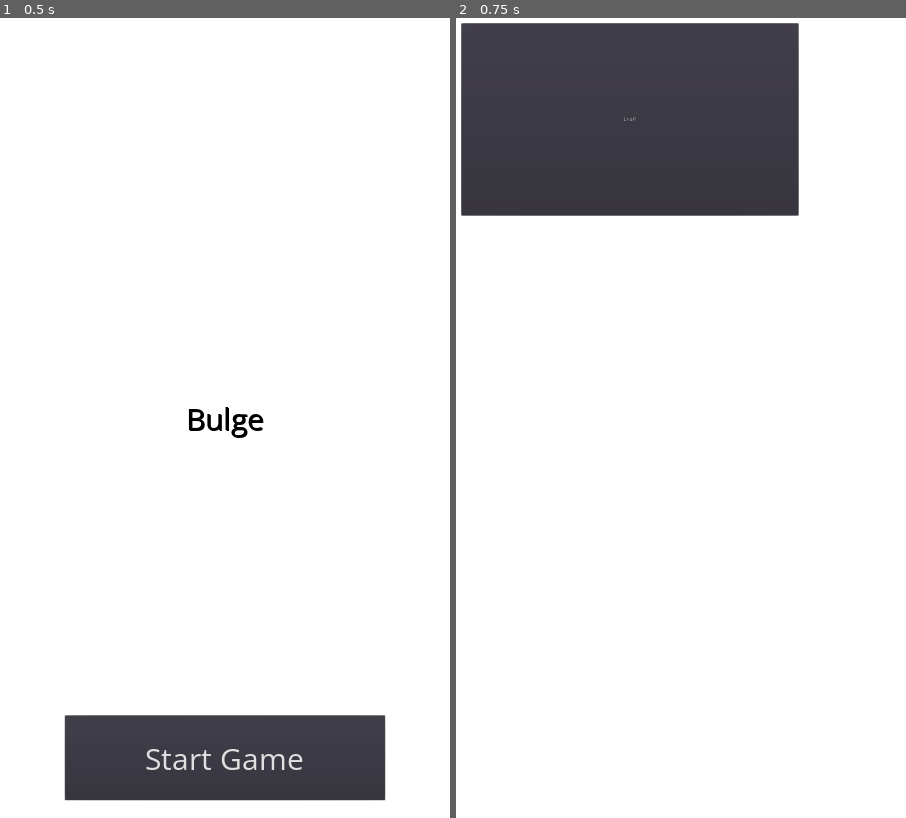
Above: before the commit, frames 1-2 (left to right).
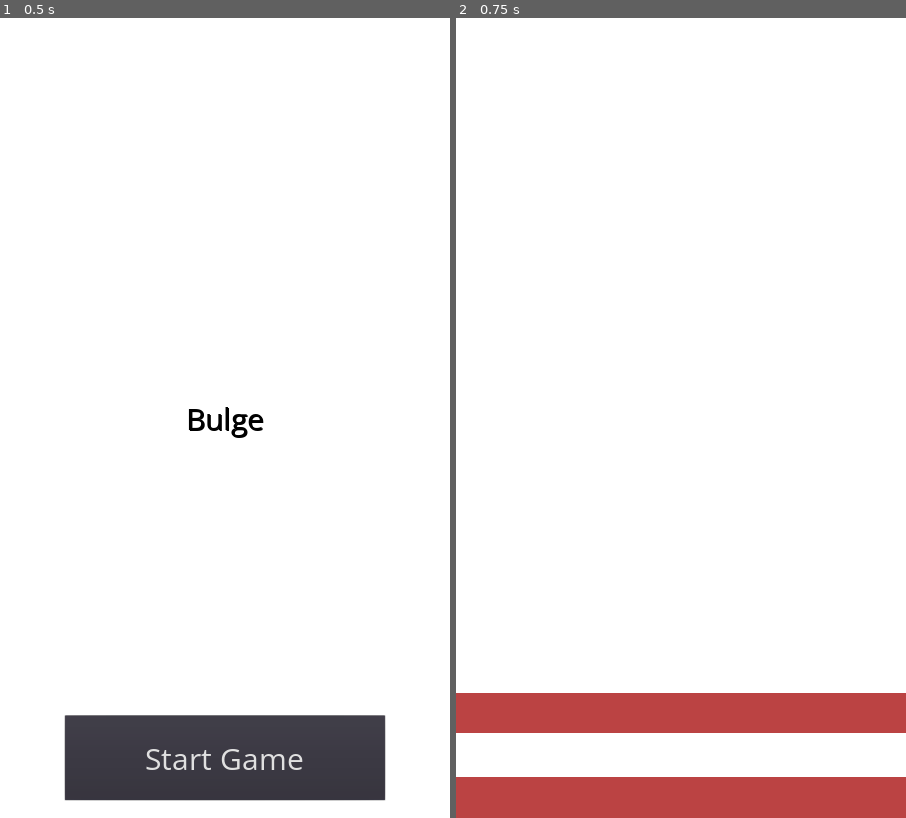
Above: after the commit, the same moments.

Repository: lieuzhenghong/bulge
Game: Godot game, scene res://TitleScreen.tscn
The game is run twice, just before and just after one commit, with the same random seed, the same clock (stepped at 60 frames per second) and the same inputs.
Inputs:
- Up to frame 1 (0.5 s): no input
- Up to frame 2 (0.75 s): click "Start Game" at 0.5 s

Frame 1 is identical in both runs. In frame 2, 28% of the frame differs, in the area x 0-100%, y 0-100%.

Commit message:
remove extraneous scenes, decouple Pile display from logic

Diff:
--- a/Actors/ActivePlayer.tscn
+++ b/Actors/ActivePlayer.tscn
@@ -1,7 +1,50 @@
-[gd_scene load_steps=2 format=2]
+[gd_scene load_steps=5 format=2]
 
-[ext_resource path="res://Pile/Piles.tscn" type="PackedScene" id=1]
+[ext_resource path="res://Piles/Piles.gd" type="Script" id=1]
+[ext_resource path="res://Piles/DeckPile.gd" type="Script" id=2]
+[ext_resource path="res://Piles/HandPile.gd" type="Script" id=3]
+[ext_resource path="res://Piles/DiscardPile.gd" type="Script" id=4]
 
-[node name="Node" type="Node"]
+[node name="ActivePlayer" type="ColorRect"]
+margin_right = 1080.0
+margin_bottom = 1920.0
 
-[node name="Piles" parent="." instance=ExtResource( 1 )]
+[node name="Piles" type="Node" parent="."]
+script = ExtResource( 1 )
+deck_path = NodePath("VBoxContainer/DeckPile")
+hand_path = NodePath("VBoxContainer/HandPile")
+discard_pile_path = NodePath("VBoxContainer/DiscardPile")
+
+[node name="VBoxContainer" type="VBoxContainer" parent="Piles"]
+anchor_left = 0.5
+anchor_top = 1.0
+anchor_right = 0.5
+anchor_bottom = 1.0
+margin_left = -540.0
+margin_top = -300.0
+margin_right = 540.0
+
+[node name="DeckPile" type="ColorRect" parent="Piles/VBoxContainer"]
+margin_right = 1080.0
+margin_bottom = 97.0
+size_flags_horizontal = 3
+size_flags_vertical = 3
+color = Color( 0.733333, 0.262745, 0.262745, 1 )
+script = ExtResource( 2 )
+
+[node name="HandPile" type="HBoxContainer" parent="Piles/VBoxContainer"]
+margin_top = 101.0
+margin_right = 1080.0
+margin_bottom = 198.0
+size_flags_horizontal = 3
+size_flags_vertical = 3
+script = ExtResource( 3 )
+
+[node name="DiscardPile" type="ColorRect" parent="Piles/VBoxContainer"]
+margin_top = 202.0
+margin_right = 1080.0
+margin_bottom = 300.0
+size_flags_horizontal = 3
+size_flags_vertical = 3
+color = Color( 0.733333, 0.262745, 0.262745, 1 )
+script = ExtResource( 4 )
--- a/Actors/OpponentPlayer.tscn
+++ b/Actors/OpponentPlayer.tscn
@@ -1,3 +1,10 @@
-[gd_scene format=2]
+[gd_scene load_steps=2 format=2]
 
-[node name="Node" type="Node"]
+[ext_resource path="res://Piles/Piles.gd" type="Script" id=1]
+
+[node name="OpponentPlayer" type="ColorRect"]
+margin_right = 1080.0
+margin_bottom = 1920.0
+
+[node name="Piles" type="Node" parent="."]
+script = ExtResource( 1 )
--- a/Actors/Player.tscn
+++ /dev/null
@@ -1,3 +0,0 @@
-[gd_scene format=2]
-
-[node name="Node" type="Node"]
--- a/Globals.gd
+++ b/Globals.gd
@@ -1,3 +1,3 @@
 extends Node
 
-const DECK_EMPTY = 1
+export var DECKPILE_EMPTY = 1
--- a/Main.tscn
+++ b/Main.tscn
@@ -9,11 +9,14 @@
 anchor_bottom = 1.0
 script = ExtResource( 1 )
 
-[node name="ColorRect" type="ColorRect" parent="."]
-margin_right = 1080.0
-margin_bottom = 1920.0
-rect_min_size = Vector2( 1080, 1920 )
+[node name="OpponentPlayer" parent="." instance=ExtResource( 3 )]
 
-[node name="ActivePlayer" parent="ColorRect" instance=ExtResource( 2 )]
-
-[node name="OpponentPlayer" parent="ColorRect" instance=ExtResource( 3 )]
+[node name="ActivePlayer" parent="." instance=ExtResource( 2 )]
+anchor_left = 0.5
+anchor_top = 1.0
+anchor_right = 0.5
+anchor_bottom = 1.0
+margin_left = -540.0
+margin_top = -1920.0
+margin_right = 540.0
+margin_bottom = 0.0
--- a/Pile/DeckPile.tscn
+++ /dev/null
@@ -1,6 +0,0 @@
-[gd_scene load_steps=2 format=2]
-
-[ext_resource path="res://Pile/DeckPile.gd" type="Script" id=1]
-
-[node name="Node" type="Node"]
-script = ExtResource( 1 )
--- a/Pile/DiscardPile.tscn
+++ /dev/null
@@ -1,8 +0,0 @@
-[gd_scene load_steps=2 format=2]
-
-[sub_resource type="GDScript" id=1]
-
-[node name="DiscardPile" type="ColorRect"]
-margin_right = 40.0
-margin_bottom = 40.0
-script = SubResource( 1 )
--- a/Pile/HandPile.tscn
+++ /dev/null
@@ -1,6 +0,0 @@
-[gd_scene load_steps=2 format=2]
-
-[ext_resource path="res://Pile/HandPile.gd" type="Script" id=1]
-
-[node name="Node" type="Node"]
-script = ExtResource( 1 )
--- a/Pile/Piles.gd
+++ /dev/null
@@ -1,15 +0,0 @@
-extends Node
-
-onready var globals = $Globals
-
-func load_card():
-	var loaded = $DeckPile.load()
-	if loaded == globals.DECKPILE_EMPTY:
-		print("out of cards!")
-		return
-	$HandPile.add(loaded)
-	print("Deck:" + $DeckPile.str())
-
-
-func _on_Button_pressed():
-	load_card()
--- a/Pile/Piles.tscn
+++ /dev/null
@@ -1,25 +0,0 @@
-[gd_scene load_steps=4 format=2]
-
-[ext_resource path="res://Pile/HandPile.gd" type="Script" id=1]
-[ext_resource path="res://Pile/DeckPile.gd" type="Script" id=2]
-[ext_resource path="res://Pile/Piles.gd" type="Script" id=3]
-
-[node name="Piles" type="Node"]
-script = ExtResource( 3 )
-
-[node name="HandPile" type="Node" parent="."]
-script = ExtResource( 1 )
-
-[node name="DiscardPile" type="Node" parent="."]
-
-[node name="DeckPile" type="Node" parent="."]
-script = ExtResource( 2 )
-
-[node name="Button" type="Button" parent="."]
-margin_left = 13.0
-margin_top = 13.0
-margin_right = 822.0
-margin_bottom = 474.0
-text = "Load"
-
-[connection signal="pressed" from="Button" to="." method="_on_Button_pressed"]
--- a/Pile/DeckPile.gd
+++ b/Piles/DeckPile.gd
@@ -1,8 +1,8 @@
 extends Node
 
-onready var globals = $Globals
+onready var globals = "/root/Globals"
 
-var contents = [6,6,0,0,0,0]
+var contents = [3,3,3,3,3,3]
 
 func load():
 	var i = 0
--- a/Pile/HandPile.gd
+++ b/Piles/DiscardPile.gd
@@ -1,6 +1,6 @@
 extends Node
 
-onready var globals = $Globals
+onready var globals = "/root/Globals"
 
 var contents = [0,0,0,0,0,0]
 
--- /dev/null
+++ b/Piles/HandPile.gd
@@ -0,0 +1,12 @@
+extends Node
+
+onready var globals = "/root/Globals"
+
+var contents = [0,0,0,0,0,0]
+
+func add(card_type):
+	assert(card_type <= contents.size)
+	contents[card_type] += 1
+
+func str():
+	return PoolStringArray(contents).join("")
--- /dev/null
+++ b/Piles/Piles.gd
@@ -0,0 +1,24 @@
+class_name Piles extends Node
+
+export(NodePath) var deck_path
+export(NodePath) var hand_path
+export(NodePath) var discard_pile_path
+
+onready var deck = get_node(deck_path)
+onready var hand = get_node(hand_path)
+onready var discard_pile = get_node(discard_pile_path)
+onready var globals = "/root/Globals"
+
+func _ready():
+	pass
+
+func load_card():
+	var loaded = deck.load()
+	if loaded == globals.DECKPILE_EMPTY:
+		print("out of cards!")
+		return
+	hand.add(loaded)
+	print("Deck:" + deck.str())
+
+func _on_Button_pressed():
+	load_card()
--- a/project.godot
+++ b/project.godot
@@ -7,6 +7,16 @@
 ;   param=value ; assign values to parameters
 
 config_version=4
+
+_global_script_classes=[ {
+"base": "Node",
+"class": "Piles",
+"language": "GDScript",
+"path": "res://Piles/Piles.gd"
+} ]
+_global_script_class_icons={
+"Piles": ""
+}
 
 [application]
 
